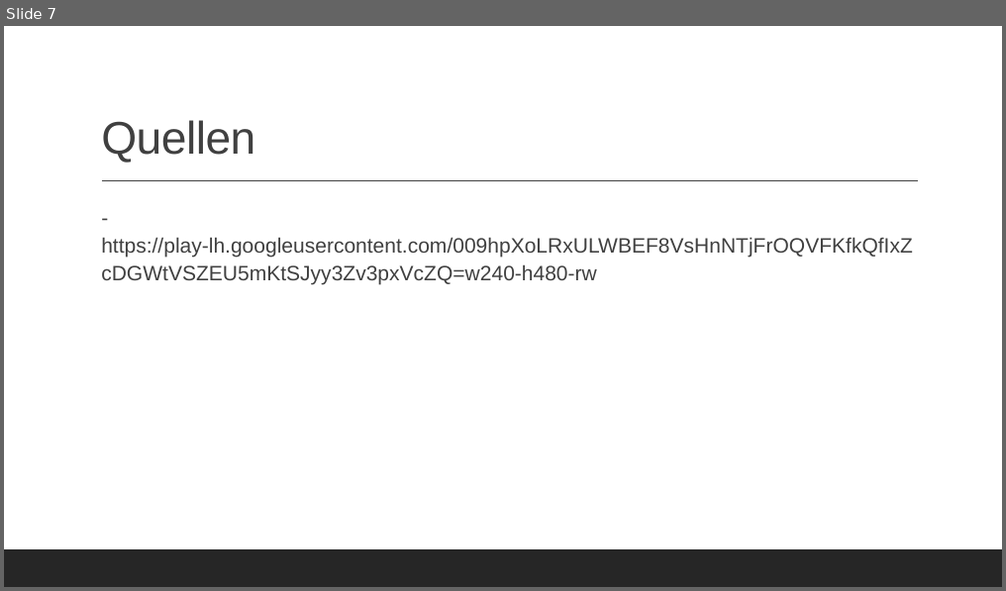
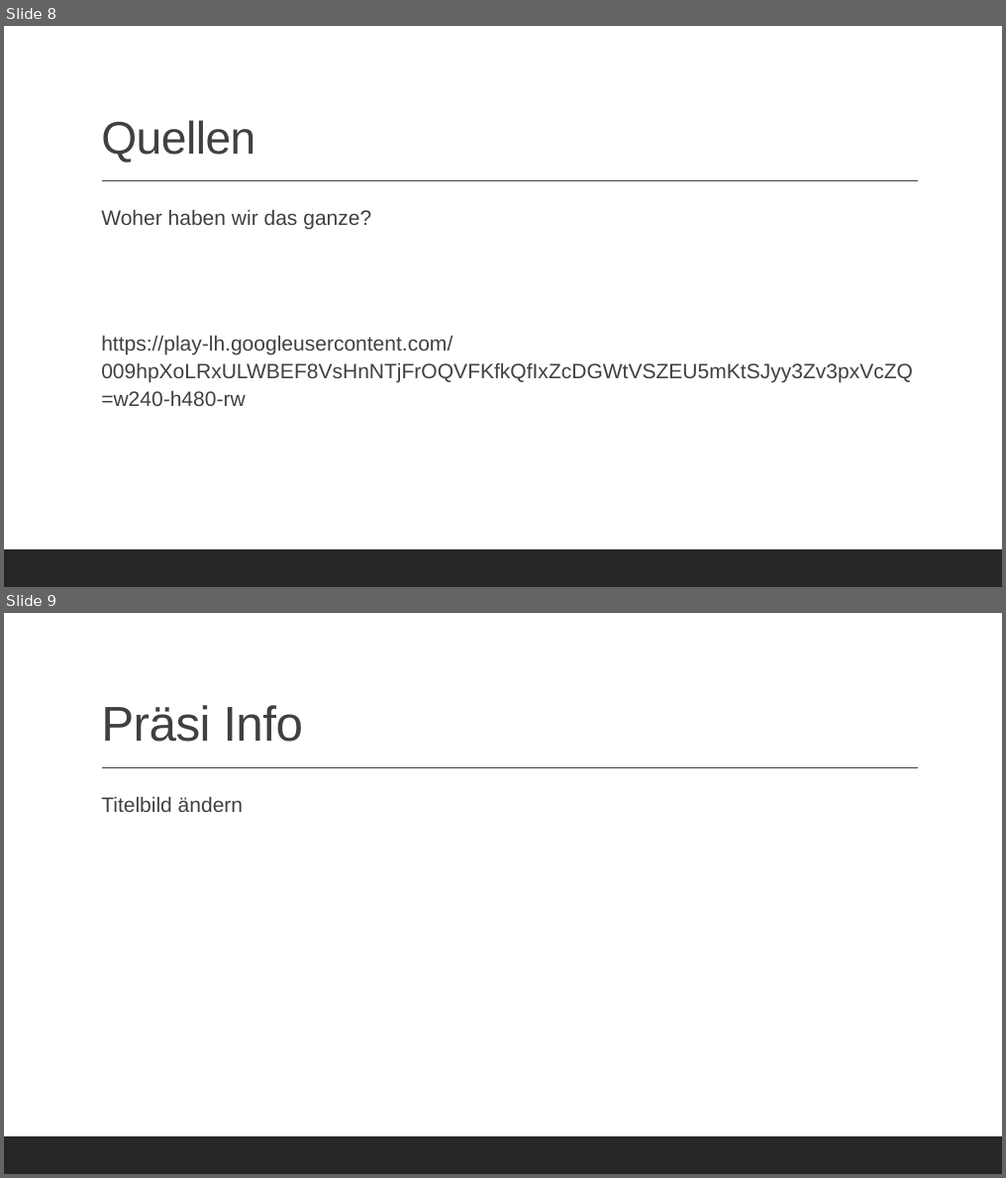
Before and after one commit to KraupaMario/DV-Projekt, a slide deck: 4_Praesentation/DV-Projekt.pptx. Shown one above the other, each under a label of ours: slide 7 before the commit, slides 8 and 9 after it. The pictures are 1006x591 and 1006x1178 pixels, drawn with LibreOffice and Linux fonts; fonts in the diff are those of the drawing. Boxes give left, top, right and bottom in pixels: in the first picture for what was removed or moved away, otherwise in the second. Text is boxed around its words. In the diff, an @@ line names an element or a change of style, - is before the commit and + after.

```diff
--- a/4_Praesentation/DV-Projekt.pptx
+++ b/4_Praesentation/DV-Projekt.pptx
@@ slide 9 added at [4,613,1002,1174], background #FFFFFF; not listed: 2 template elements that a slide beside it also shows @@
@@ title added at [101,705,303,742], 47 pt, text #404040 @@
+Präsi Info
@@ text added at [101,796,243,812], 20 pt, text #404040 @@
+  Titelbild ändern
@@ what was slide 7 is now slide 8 @@
@@ slide 8 changed as well @@
@@ text at [101,209,452,406]: text changed @@
-  - https://play-lh.googleusercontent.com/009hpXoLRxULWBEF8VsHnNTjFrOQVFKfkQfIxZcDGWtVSZEU5mKtSJyy3Zv3pxVcZQ=w240-h480-rw
+  Woher haben wir das ganze?
+  https://play-lh.googleusercontent.com/009hpXoLRxULWBEF8VsHnNTjFrOQVFKfkQfIxZcDGWtVSZEU5mKtSJyy3Zv3pxVcZQ=w240-h480-rw
```
Also in this commit, not shown: 3 other slides changed, 4 other slides added, 2 slides removed, 2 other files.
